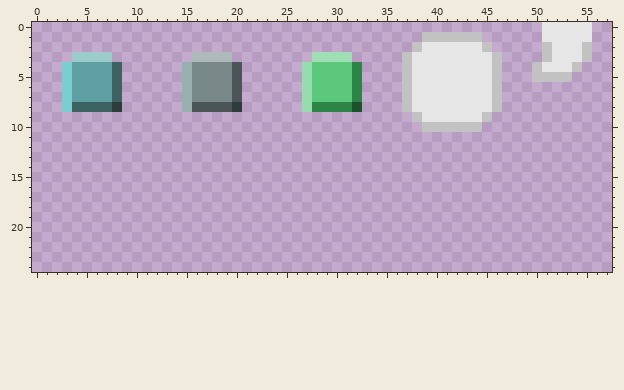
Pixel-art sprite: res/ui.png. Above: the version before the commit.
The file is 64x64 pixels. Colours within 5 levels of each other are drawn and written as one. Shown: x 0..57, y 0..24.
And afterwards:
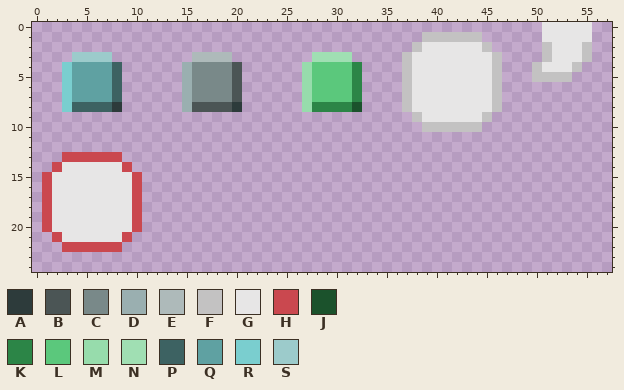
Palette (. is transparent): A #2d3b3b  B #4b5555  C #798989  D #9aafb0  E #aebaba  F #c3c2c2  G #e7e6e6  H #ca484f  J #1b522c  K #2c8547  L #5bc87c  M #97dcac  N #a0dfb3  P #3d6262  Q #5fa1a2  R #7acecf  S #9ccbcb
What changed:
y 13: x 3..8 ...... -> HHHHHH
y 14: x 2..9 ........ -> HGGGGGGH
y 15..20: x 1..10 .......... -> HGGGGGGGGH
y 21: x 2..9 ........ -> HGGGGGGH
y 22: x 3..8 ...... -> HHHHHH
Changed places in both pictures, as pixel boxes (x1, y1, x2, y2):
added: (42, 152, 142, 252)
